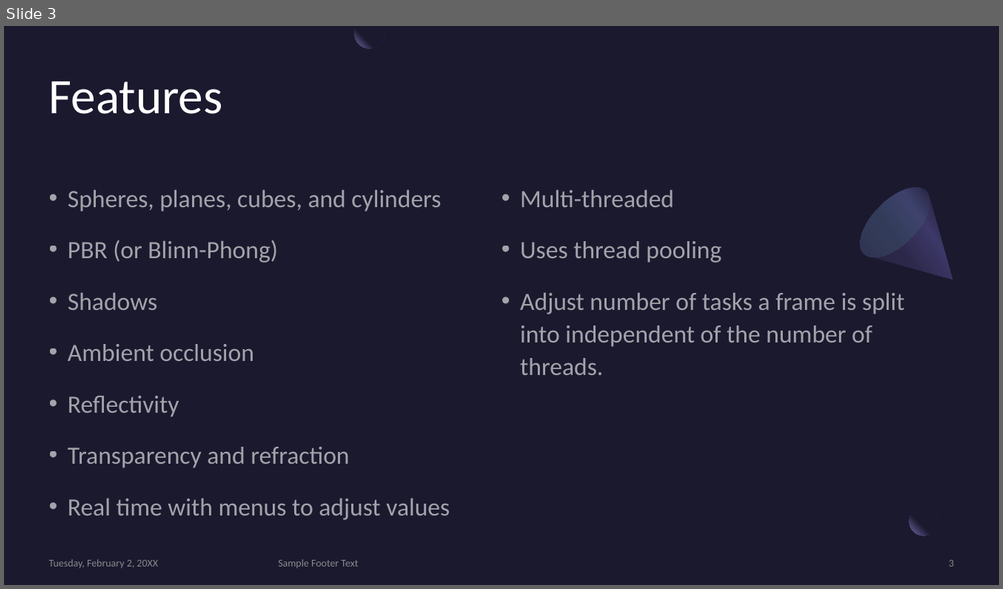
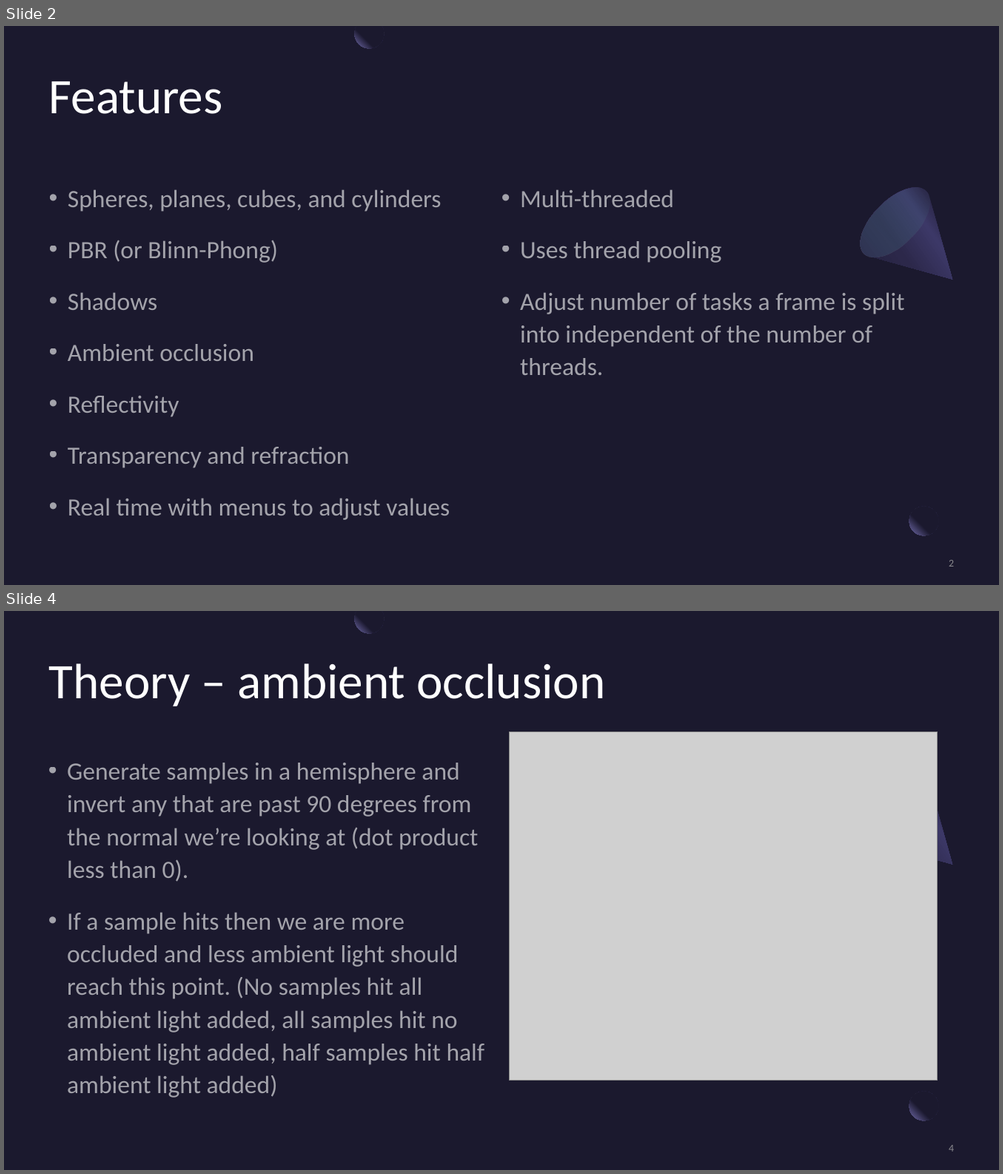
Before and after one commit to jtothec67/Ray-tracer, a slide deck: Presentation Title.pptx. Shown one above the other, each under a label of ours: slide 3 before the commit, slides 2 and 4 after it; the slides between them are not shown. The pictures are 1003x589 and 1003x1174 pixels, drawn with LibreOffice and Linux fonts; fonts in the diff are those of the drawing; grey boxes stand for pictures. Boxes give left, top, right and bottom in pixels: in the first picture for what was removed or moved away, otherwise in the second. Text is boxed around its words. In the diff, an @@ line names an element or a change of style, - is before the commit and + after.

```diff
--- a/Presentation Title.pptx
+++ b/Presentation Title.pptx
@@ slide 4 added at <box>4,611,999,1170</box>, background #1B192E; not listed: 2 template elements that a slide beside it also shows @@
@@ freeform shape added at <box>355,611,384,633</box>, fill gradient #1B192E to #7771B2 @@
@@ title added at <box>49,664,605,706</box>, 48 pt, text #FFFFFF @@
+Theory – ambient occlusion
@@ picture added at <box>509,732,937,1081</box> @@
@@ text added at <box>67,763,485,1098</box>, 24 pt, text #FFFFFF at 60% opacity @@
+• Generate samples in a hemisphere and invert any that are past 90 degrees from the normal we’re looking at (dot product less than 0).
+• If a sample hits then we are more occluded and less ambient light should reach this point. (No samples hit all ambient light added, all samples hit no ambient light added, half samples hit half ambient light added)
@@ freeform shape added at <box>848,760,983,896</box>, fill gradient #2C284A to #3C3867 to #1B192E @@
@@ ellipse added at <box>848,760,942,854</box>, fill gradient #454075 to #5BEFC1 @@
@@ page number added at <box>948,1145,953,1152</box>, 10 pt, text #A6A6A6 at 80% opacity @@
+4
@@ what was slide 3 is now slide 2 @@
@@ slide 2 changed as well @@
@@ text removed at <box>49,560,158,568</box> @@
-Tuesday, February 2, 20XX
@@ text removed at <box>278,560,358,568</box> @@
-Sample Footer Text
```
Also in this commit, not shown: 8 other slides changed, 9 other slides added, 2 slides removed, 2 other files.
